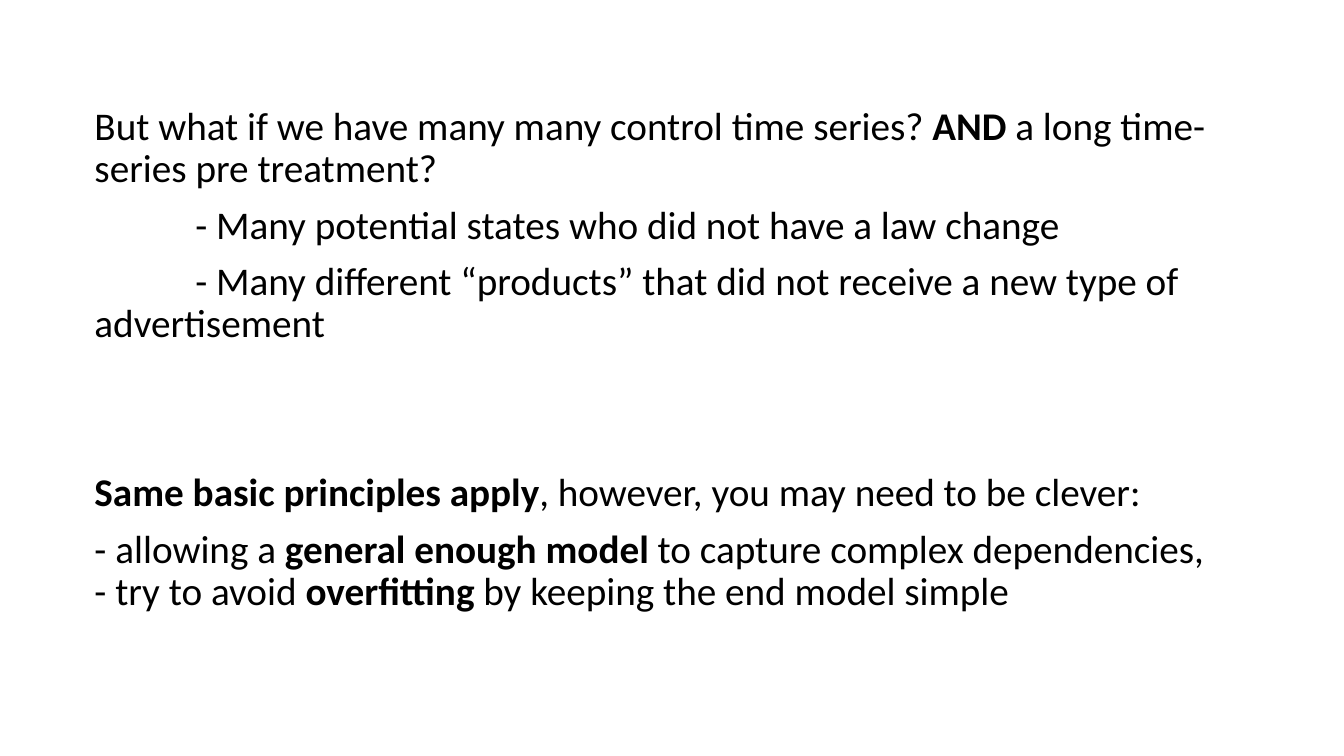
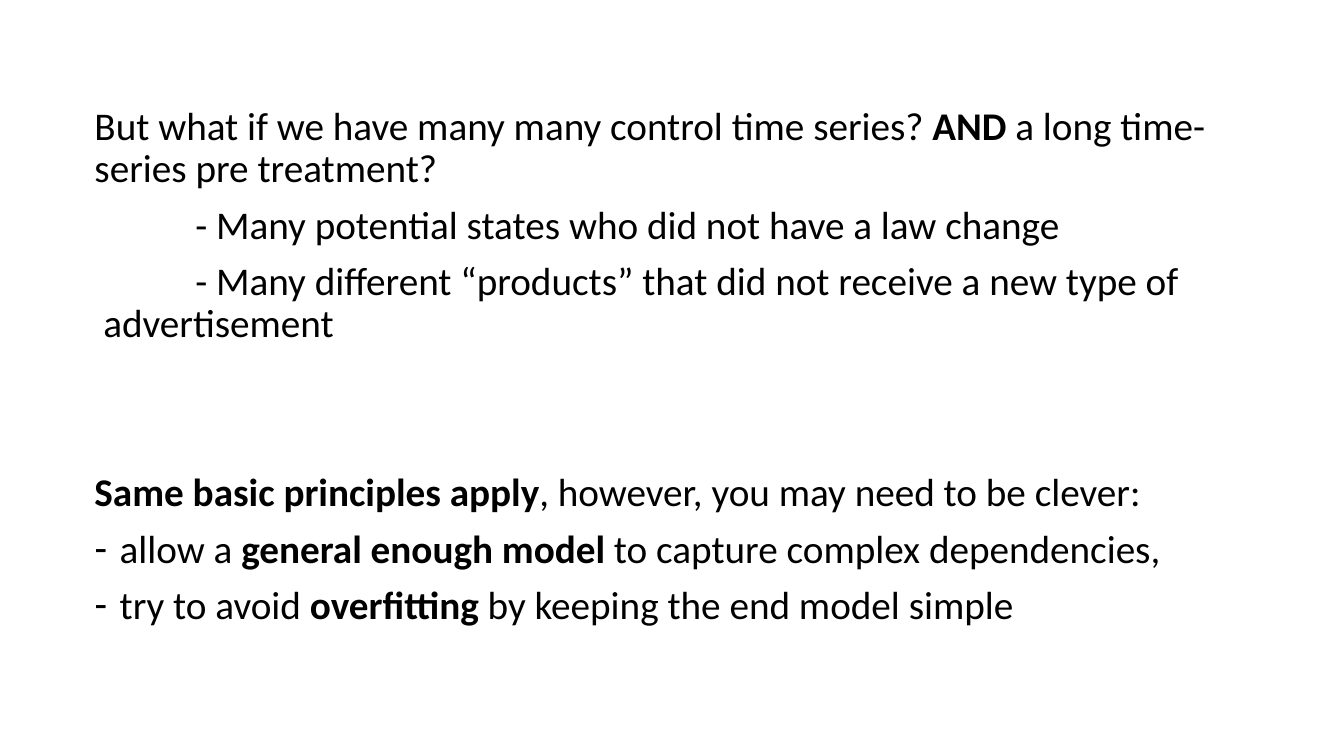
Before and after one commit to sodascience/workshop_causal_impact_assessment, a slide deck: slide 17 of lectures/04_causal_impact/causal_impact.pptx. Drawn at 1344x756 pixels with LibreOffice and Linux fonts; fonts in the diff are those of the drawing. Boxes give left, top, right and bottom in pixels: in the first picture for what was removed or moved away, otherwise in the second. Text is boxed around its words. In the diff, an @@ line names an element or a change of style, - is before the commit and + after.

```diff
--- a/lectures/04_causal_impact/causal_impact.pptx
+++ b/lectures/04_causal_impact/causal_impact.pptx
@@ text at [120,535,1160,626]: text changed @@
-- allowing a general enough model to capture complex dependencies, - try to avoid overfitting by keeping the end model simple
+– allow a general enough model to capture complex dependencies,
+– try to avoid overfitting by keeping the end model simple
```
Also in this commit, not shown: 3 other slides changed, 3 slides added, 5 slides removed, 5 other files.
